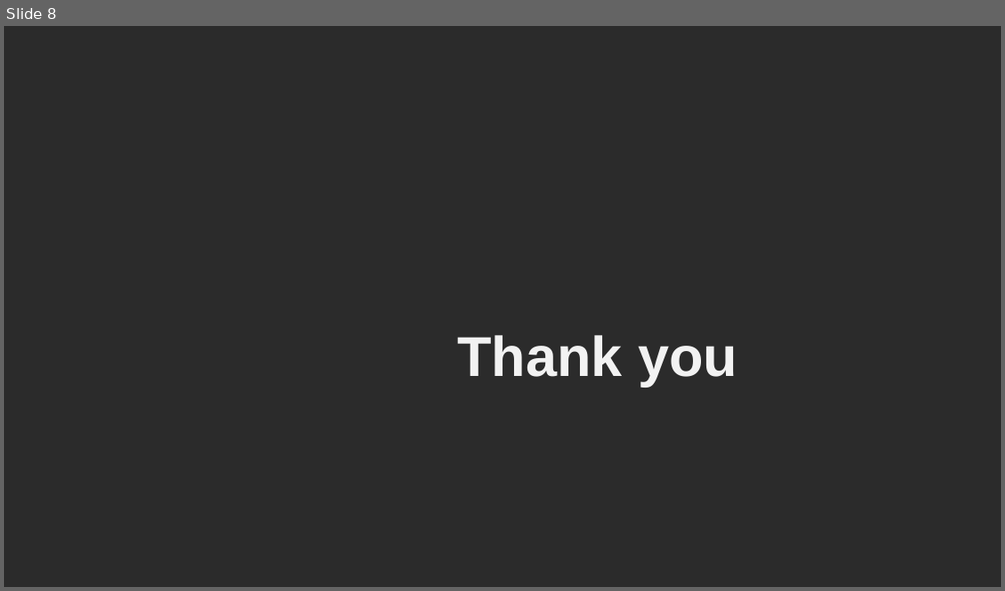
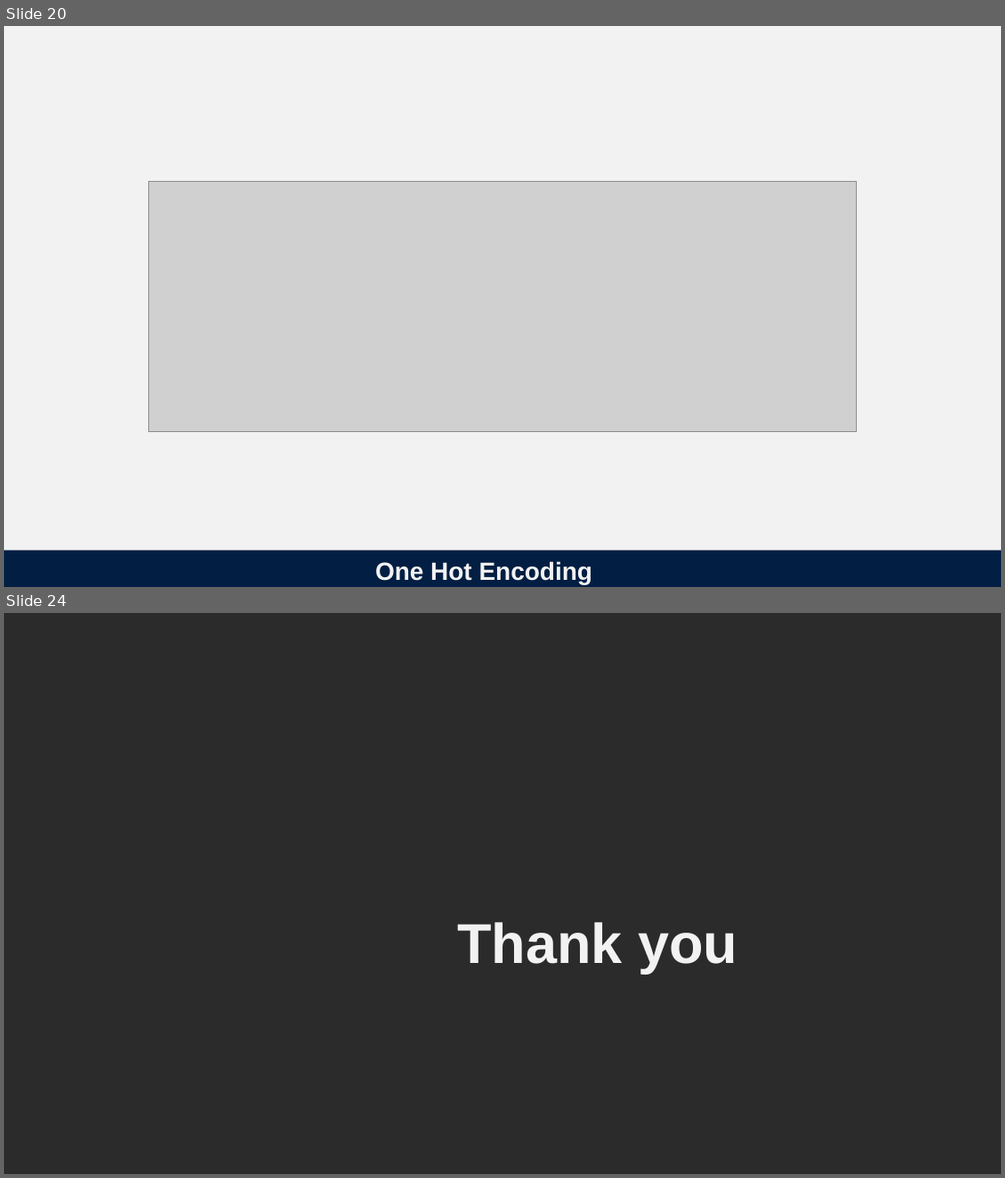
Before and after one commit to ChenZijiSubset/coding_class, a slide deck: Lecture0IntroCS.pptx. Shown one above the other, each under a label of ours: slide 8 before the commit, slides 20 and 24 after it; the slides between them are not shown. The pictures are 1005x591 and 1005x1178 pixels, drawn with LibreOffice and Linux fonts; fonts in the diff are those of the drawing; grey boxes stand for pictures; background and template pictures are left out; a plain dark background stands for a picture behind light text. Boxes give left, top, right and bottom in pixels: in the first picture for what was removed or moved away, otherwise in the second. Text is boxed around its words. In the diff, an @@ line names an element or a change of style, - is before the commit and + after.

```diff
--- a/Lecture0IntroCS.pptx
+++ b/Lecture0IntroCS.pptx
@@ slide 20 added at <box>4,26,1001,587</box>, background #F2F2F2 @@
@@ picture added at <box>148,182,857,432</box> @@
@@ title added at <box>4,550,1001,587</box>, fill #021E42, 18 pt, text #F2F2F2, bold @@
+One Hot Encoding
@@ what was slide 8 is now slide 24 @@
```
Also in this commit, not shown: 3 slides changed, 15 other slides added, 1 other file.
